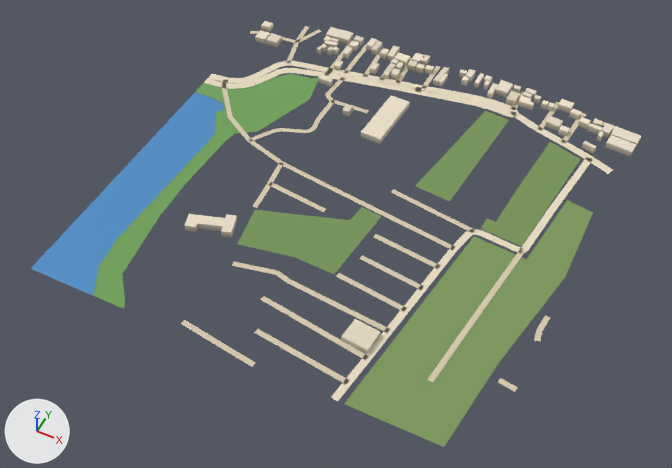
An edit to the glTF model public/assets/bengaluru-region-v1/tiles/t9_-23-l1.glb, drawn before and after from the same camera.
Rendered twice from a 50 mm camera at (5061.0, -11912.0, 747.0) aimed at (4751.0, -11292.0, -29.0). Every picture has the same lights, and +X, +Y and +Z are marked at lower left. The older version comes first.

The scene before the commit, as lines of its bpy script (objects in view):
```python
me_building = bpy.data.meshes.new('building')
me_building.from_pydata(...)  # 562 vertices, 708 faces; spans x 10.0..516.0, y 59.0..508.0, z 0.0..8.0
me_building.materials.append(mat_building)
me_ground = bpy.data.meshes.new('ground')
me_ground.from_pydata(...)  # 738 vertices, 773 faces; spans x -1.0..503.0, y -3.0..501.0, z 1.0
me_ground.materials.append(mat_ground)
me_water = bpy.data.meshes.new('water')
me_water.from_pydata(...)  # 79 vertices, 103 faces; spans x 0.0..124.0, y 0.0..367.0, z 0.0
me_water.materials.append(mat_water)
ob_building = bpy.data.objects.new('building', me_building)
ob_building.location = (4500.0, -11500.0, 0.0)
ob_ground = bpy.data.objects.new('ground', me_ground)
ob_ground.location = (4500.0, -11500.0, 0.0)
ob_water = bpy.data.objects.new('water', me_water)
ob_water.location = (4500.0, -11500.0, 0.0)
```
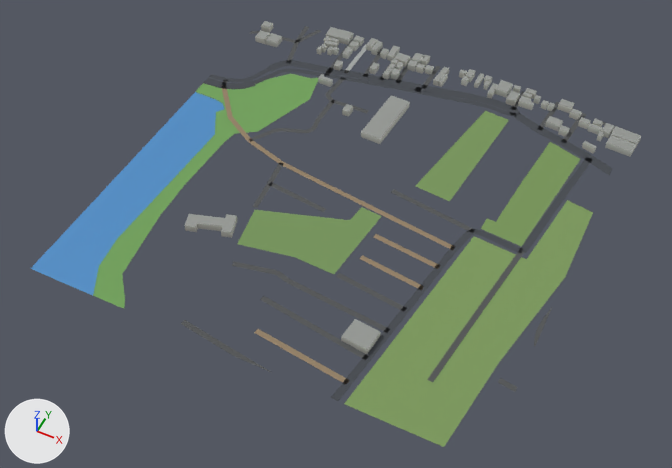
Boxes (x1, y1, x2, y2) around the edits, measured in the pictures (672 x 468 px; the box of a moved part takes in the faces that stretch with it):
```json
{"part": 1, "of": "me_building", "change": "recoloured", "before": [185, 21, 641, 354], "after": [185, 21, 641, 354]}
{"part": 2, "of": "me_ground", "change": "rebuilt", "before": [253, 68, 516, 118], "after": [253, 69, 516, 117]}
{"part": 3, "of": "me_ground", "change": "rebuilt", "before": [345, 71, 519, 116], "after": [344, 71, 520, 116]}
{"part": 4, "of": "me_ground", "change": "rebuilt", "before": [516, 113, 613, 174], "after": [514, 113, 612, 175]}
{"part": 5, "of": "me_ground", "change": "rebuilt", "before": [204, 78, 255, 89], "after": [203, 78, 256, 89]}
{"part": 6, "of": "me_ground", "change": "moved or reshaped", "before": [209, 26, 616, 342], "after": [209, 26, 616, 346]}
{"part": 7, "of": "me_ground", "change": "moved or reshaped", "before": [230, 349, 452, 426], "after": [230, 349, 452, 426]}
{"part": 8, "of": "me_ground", "change": "recoloured", "before": [181, 37, 591, 392], "after": [181, 37, 591, 392]}
```

Scene script edits in JSON lines:
```json
{"block": "me_building", "where": "# used by ob_building; location = (4500.0, -11500.0, 0.0)"}
{"op": "remove", "block": "me_building", "code": "me_building.from_pydata(...)  # 562 vertices, 708 faces; spans x 10.0..516.0, y 59.0..508.0, z 0.0..8.0"}
{"op": "add", "block": "me_building", "code": "me_building.from_pydata(...)  # 562 vertices, 854 faces; spans x 10.0..516.0, y 59.0..508.0, z 0.0..8.0"}
{"block": "me_building", "change": "me_building part 1: 708 kept faces spanning x 10.0..516.0, y 59.0..508.0, z 0.0..8.0 get new vertex colours"}
{"block": "me_building", "change": "edits to the shape of me_building do not show in these pictures"}
{"block": "me_ground", "where": "# used by ob_ground; location = (4500.0, -11500.0, 0.0)"}
{"op": "remove", "block": "me_ground", "code": "me_ground.from_pydata(...)  # 738 vertices, 773 faces; spans x -1.0..503.0, y -3.0..501.0, z 1.0"}
{"op": "add", "block": "me_ground", "code": "me_ground.from_pydata(...)  # 757 vertices, 790 faces; spans x 0.0..500.0, y 0.0..500.0, z 1.0"}
{"block": "me_ground", "change": "me_ground part 2: the loose piece of 40 vertices spanning x 53.0..372.0, y 364.0..459.0, z 1.0 is rebuilt with 40 vertices and now spans x 54.0..372.0, y 364.0..458.0, z 1.0"}
{"block": "me_ground", "change": "me_ground part 3: the loose piece of 24 vertices spanning x 150.0..375.0, y 429.0..469.0, z 1.0 is rebuilt with 24 vertices and now spans x 150.0..375.0, y 428.0..470.0, z 1.0"}
{"block": "me_ground", "change": "me_ground part 4: the loose piece of 12 vertices spanning x 369.0..502.0, y 404.0..459.0, z 1.0 is rebuilt with 14 vertices and now spans x 369.0..500.0, y 403.0..460.0, z 1.0"}
{"block": "me_ground", "change": "me_ground part 5: the loose piece of 10 vertices spanning x 0.0..61.0, y 338.0..369.0, z 1.0 is rebuilt with 10 vertices and now spans x 0.0..62.0, y 337.0..370.0, z 1.0"}
{"block": "me_ground", "change": "me_ground part 6"}
{"block": "me_ground", "change": "50 vertices are removed from x -1.0..503.0, y 146.0..501.0, z 1.0"}
{"block": "me_ground", "change": "81 faces are deleted"}
{"block": "me_ground", "change": "8 vertices move from x -1.0..503.0, y 152.0..469.0, z 1.0 to x 0.0..500.0, y 152.0..474.0, z 1.0"}
{"block": "me_ground", "change": "57 vertices are added at x 0.0..500.0, y 140.0..500.0, z 1.0"}
{"block": "me_ground", "change": "8 new vertices lie (6.0, 0.0, 0.0) away from vertices in x 60.0..362.0, y 457.0..488.0, z 1.0"}
{"block": "me_ground", "change": "94 new faces join them"}
{"block": "me_ground", "change": "me_ground part 7"}
{"block": "me_ground", "change": "2 vertices are removed from x 268.0..357.0, y -1.0..3.0, z 1.0"}
{"block": "me_ground", "change": "9 faces are deleted"}
{"block": "me_ground", "change": "2 vertices move from x 267.0..349.0, y -3.0..1.0, z 1.0 to x 245.0..357.0, y 0.0, z 1.0"}
{"block": "me_ground", "change": "4 vertices are added at (277.0, 0.0, 1.0), (277.0, 2.0, 1.0), (289.0, 0.0, 1.0), (349.0, 0.0, 1.0)"}
{"block": "me_ground", "change": "11 new faces join them"}
{"block": "me_ground", "change": "me_ground part 8: 207 kept faces spanning x 9.0..500.0, y 0.0..500.0, z 1.0 get new vertex colours; the middle colour goes from beige #d7c9ae to dark grey #535556"}
```
